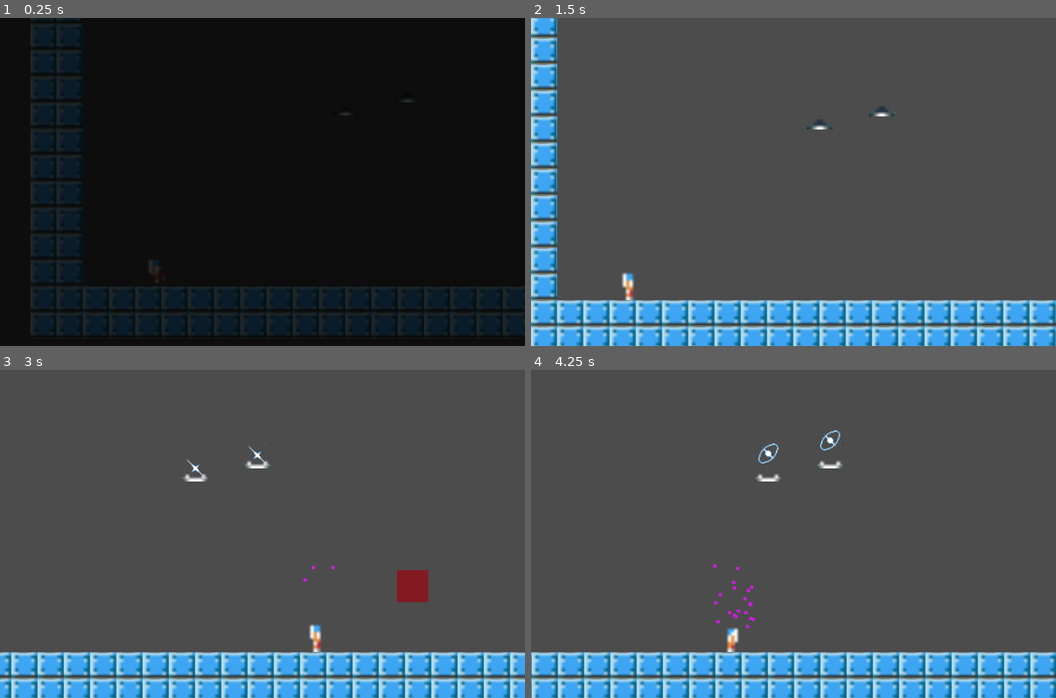
Above: before the commit, frames 1-4 (two rows, left to right).
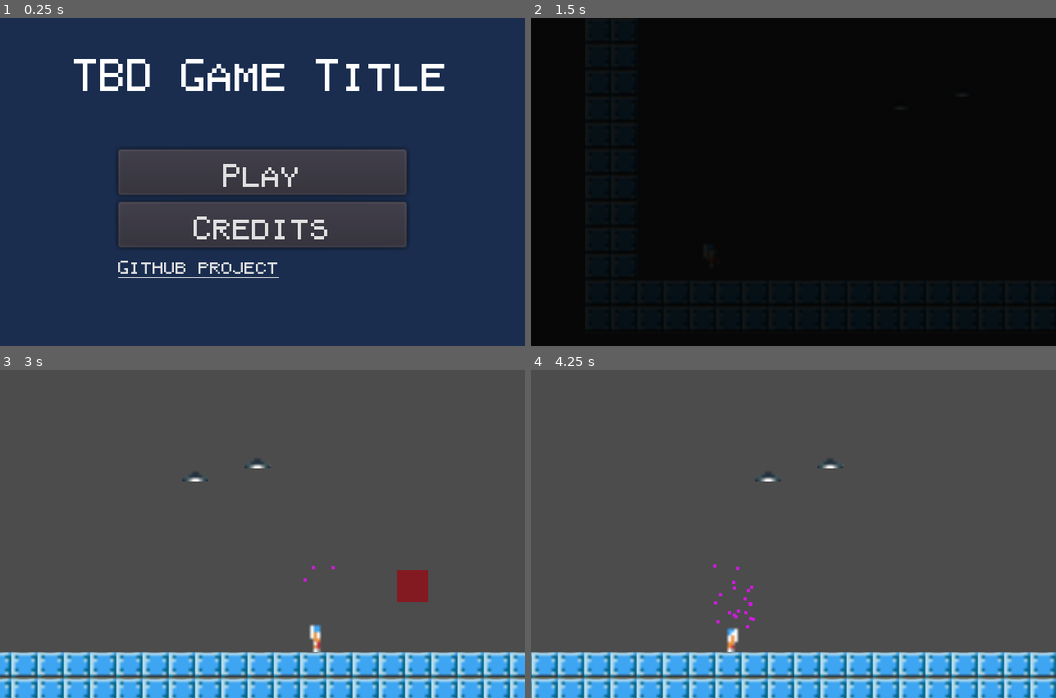
Above: after the commit, the same moments.

Repository: KapFlagon/Imoonity
Game: Godot game, scene res://src/scenes/screens/StartScreen.tscn
The game is run twice, just before and just after one commit, with the same random seed, the same clock (stepped at 60 frames per second) and the same inputs. Before the commit the project starts from res://src/scenes/levels/prototypes/TemplateLevel.tscn.
Inputs (mouse positions are in pixels of both pictures, inside the frame that each line leads up to):
- Up to frame 1 (0.25 s): no input
- Up to frame 2 (1.5 s): click (793, 172) at 0.5 s, where only the run after the commit has a clickable "Play"; click (594, 44) at 1.25 s, where only the run after the commit has a clickable "Skip Intro"
- Up to frame 3 (3 s): tap Enter (ui_accept) at 2 s; hold D (move_right) from 2.03 s (still down); tap P (action_fire) at 2.1 s; tap W (move_jump) at 2.27 s; tap O (action_phase) at 2.85 s
- Up to frame 4 (4.25 s): tap W (move_jump) at 3.02 s; release D (move_right) at 3.53 s; hold A (move_left) from 3.53 s (still down); tap 1 (power_1) at 3.6 s

The runs differ from the first frame. In frame 1, 100% of the frame differs, in the area x 0-100%, y 0-100%; in frame 2, 100%; in frame 3, 0.3%; in frame 4, 0.4%.

Commit message:
Adding reference to the 'BaseScreen' class.

Diff:
--- a/project.godot
+++ b/project.godot
@@ -9,19 +9,25 @@
 config_version=4
 
 _global_script_classes=[ {
+"base": "Control",
+"class": "BaseScreen",
+"language": "GDScript",
+"path": "res://src/scenes/screens/scripts/BaseScreen.gd"
+}, {
 "base": "Node",
 "class": "Enums",
 "language": "GDScript",
 "path": "res://src/sceneless_scripts/Enums.gd"
 } ]
 _global_script_class_icons={
+"BaseScreen": "",
 "Enums": ""
 }
 
 [application]
 
 config/name="GHGO2020"
-run/main_scene="res://src/scenes/levels/prototypes/TemplateLevel.tscn"
+run/main_scene="res://src/scenes/screens/StartScreen.tscn"
 config/icon="res://icon.png"
 
 [autoload]
